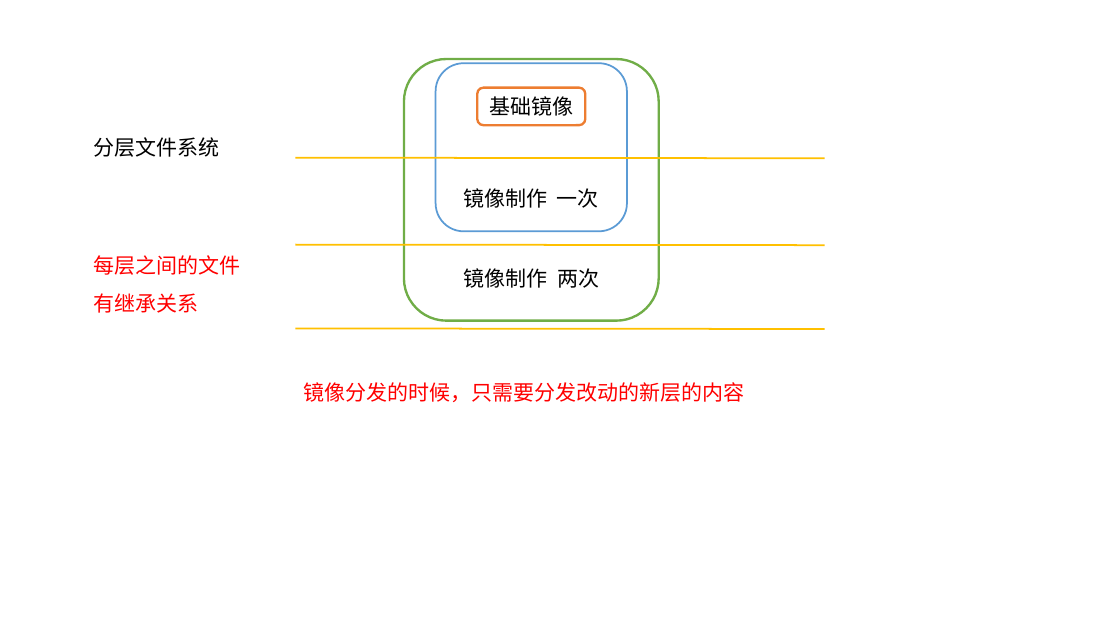
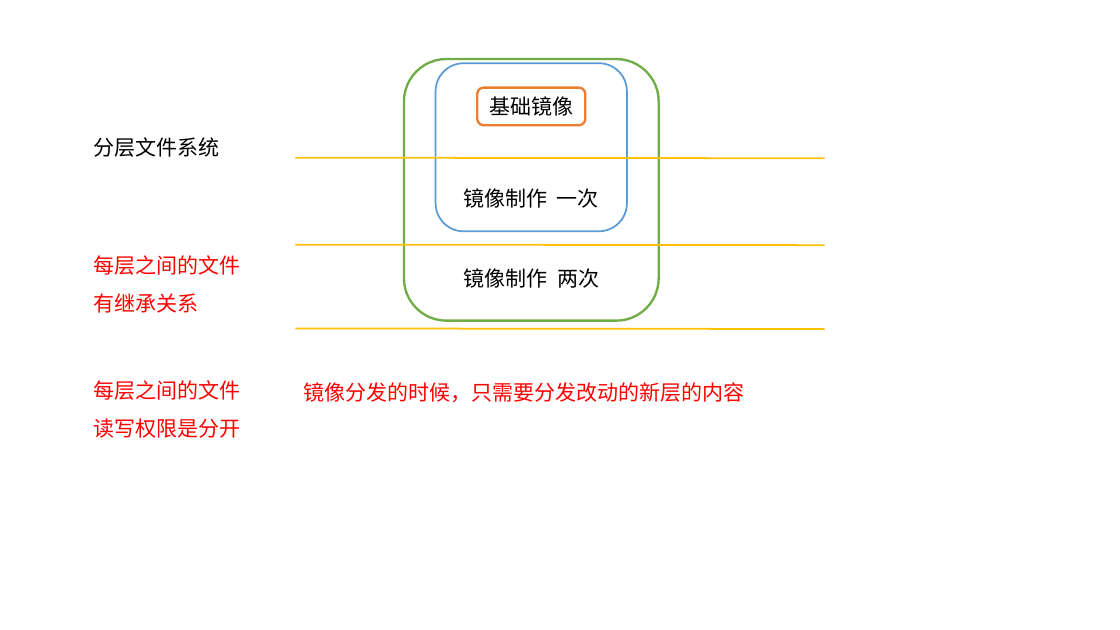
Before and after one commit to caesar-empereur/read-book, a slide deck: slide 1 of photo-source/docker-file.pptx. Drawn at 1120x630 pixels with LibreOffice and Linux fonts; fonts in the diff are those of the drawing. Boxes give left, top, right and bottom in pixels: in the first picture for what was removed or moved away, otherwise in the second. Text is boxed around its words. In the diff, an @@ line names an element or a change of style, - is before the commit and + after.

```diff
--- a/photo-source/docker-file.pptx
+++ b/photo-source/docker-file.pptx
@@ text added at [93, 380, 240, 438], 18 pt, text #FF0000 @@
+每层之间的文件读写权限是分开
```
Also in this commit, not shown: 2 other files.
